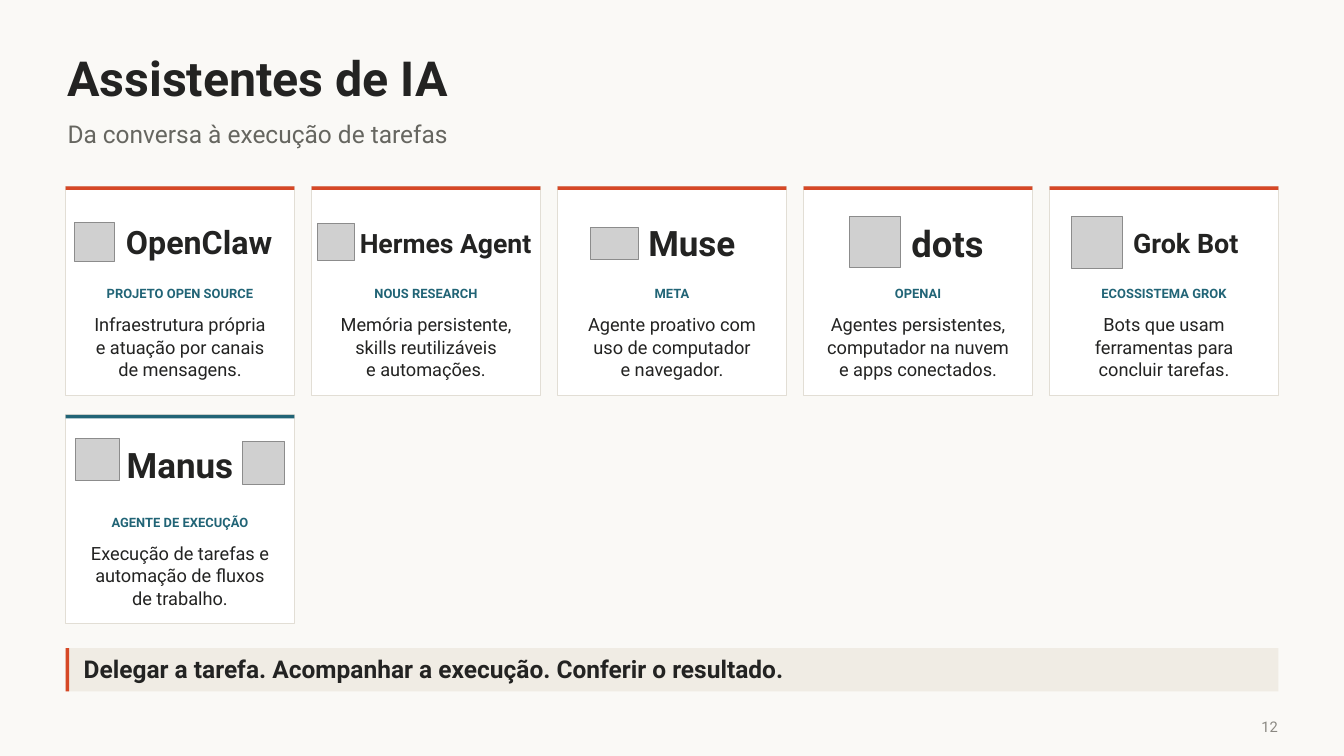
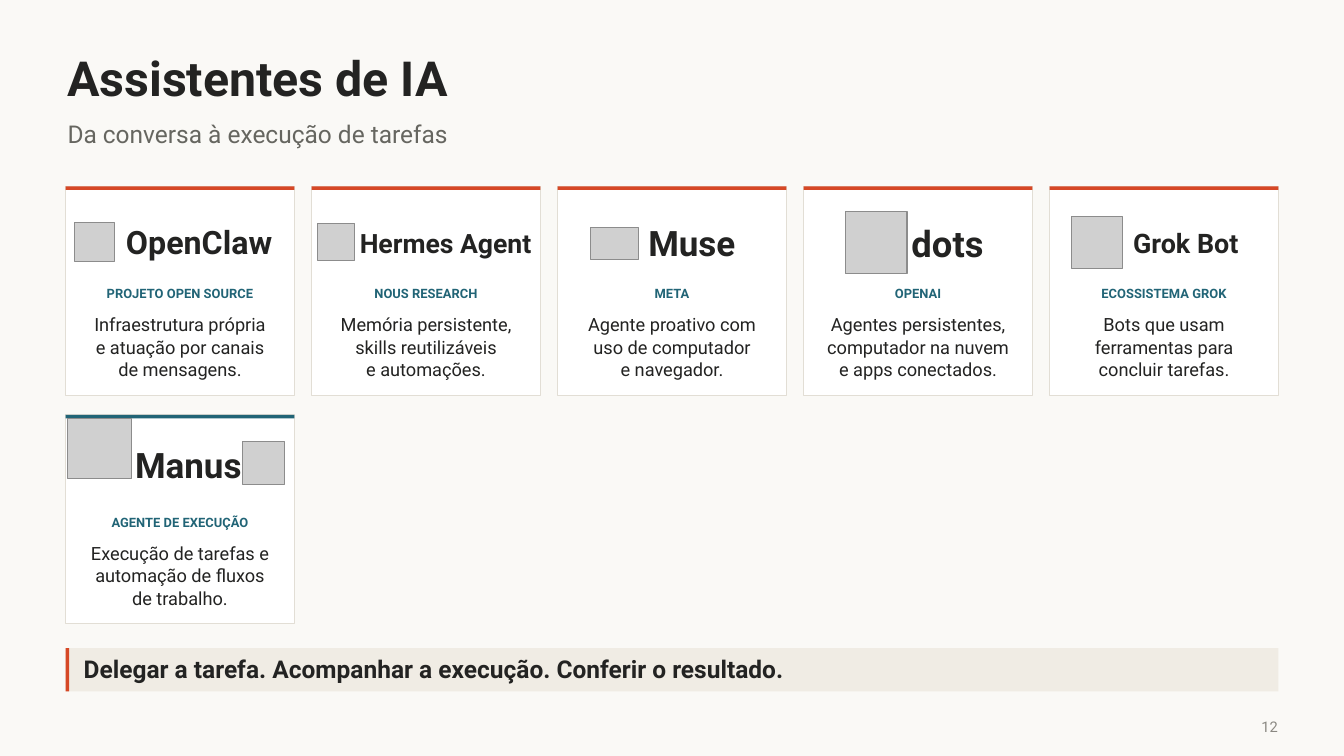
Before and after one commit to LawrenceTeixeira/Secretariado, a slide deck: slide 12 of Lawrence Teixeira - Agentes de IA.pptx. Drawn at 1344x756 pixels with LibreOffice and Linux fonts; fonts in the diff are those of the drawing; grey boxes stand for pictures. Boxes give left, top, right and bottom in pixels: in the first picture for what was removed or moved away, otherwise in the second. Text is boxed around its words. In the diff, an @@ line names an element or a change of style, - is before the commit and + after.

```diff
--- a/Lawrence Teixeira - Agentes de IA.pptx
+++ b/Lawrence Teixeira - Agentes de IA.pptx
@@ picture: place and size @@
-picture at [850,217,900,267]
+picture at [845,212,906,273]
@@ picture: place and size @@
-picture at [76,439,120,480]
+picture at [68,418,132,478]
@@ text "Manus": place and size @@
-text "Manus" at [127,453,233,479]
+text "Manus" at [135,453,241,479]
```
Also in this commit, not shown: 1 other slide changed.
